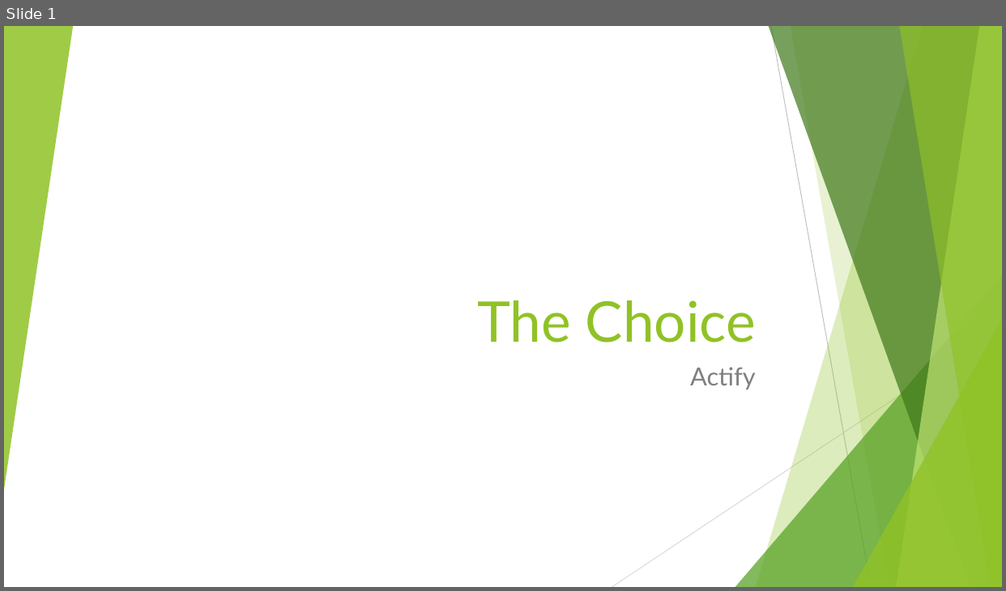
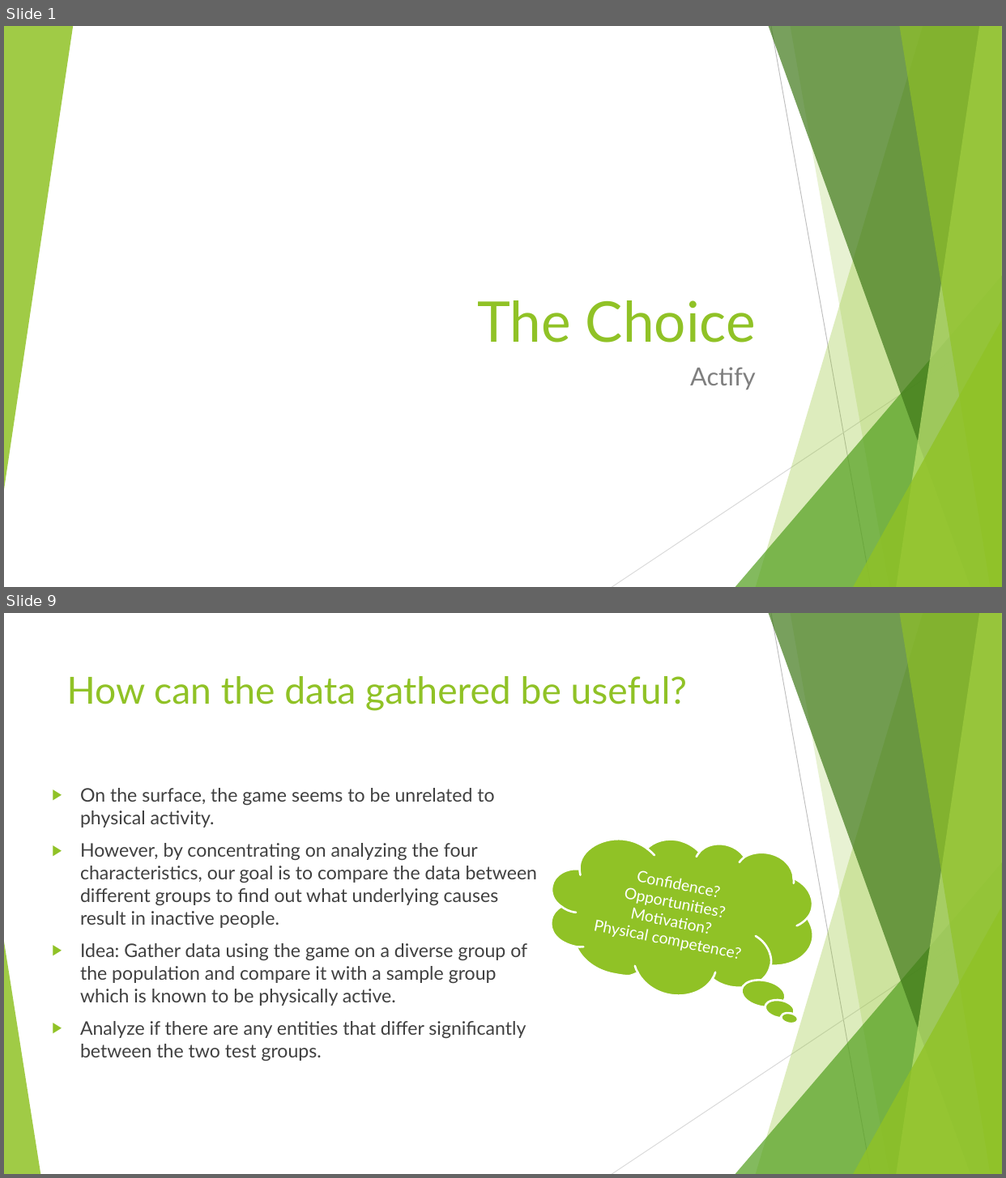
Before and after one commit to Glasgow19/team-12, a slide deck: The Choice.odp. Shown one above the other, each under a label of ours: slide 1 before the commit, slides 1 and 9 after it; the slides between them are not shown. The pictures are 1006x591 and 1006x1178 pixels, drawn with LibreOffice and Linux fonts; fonts in the diff are those of the drawing. Boxes give left, top, right and bottom in pixels: in the first picture for what was removed or moved away, otherwise in the second. Text is boxed around its words. In the diff, an @@ line names an element or a change of style, - is before the commit and + after.

```diff
--- a/The Choice.odp
+++ b/The Choice.odp
@@ slide 9 added at <box>4,613,1002,1174</box>, background #FFFFFF; not listed: 9 template elements that a slide beside it also shows @@
@@ title added at <box>67,676,687,711</box>, 36 pt, text #90C226 @@
+How can the data gathered be useful?
@@ text added at <box>80,788,538,1061</box>, 18 pt, text #404040 @@
+▶ On the surface, the game seems to be unrelated to physical activity.
+▶ However, by concentrating on analyzing the four characteristics, our goal is to compare the data between different groups to find out what underlying causes result in inactive people.
+▶ Idea: Gather data using the game on a diverse group of the population and compare it with a sample group which is known to be physically active.
+▶ Analyze if there are any entities that differ significantly between the two test groups.
@@ freeform shape added at <box>536,813,829,1020</box>, fill #90C226, outline #FFFFFF 2.01 pt, 15 pt, text #FFFFFF @@
+Confidence? Opportunities?
+Motivation?
+Physical competence?
@@ freeform shape added at <box>4,942,40,1174</box>, fill #90C226 at 85% opacity @@
```
Also in this commit, not shown: 2 slides changed, 5 other slides added, 1 slide removed.
